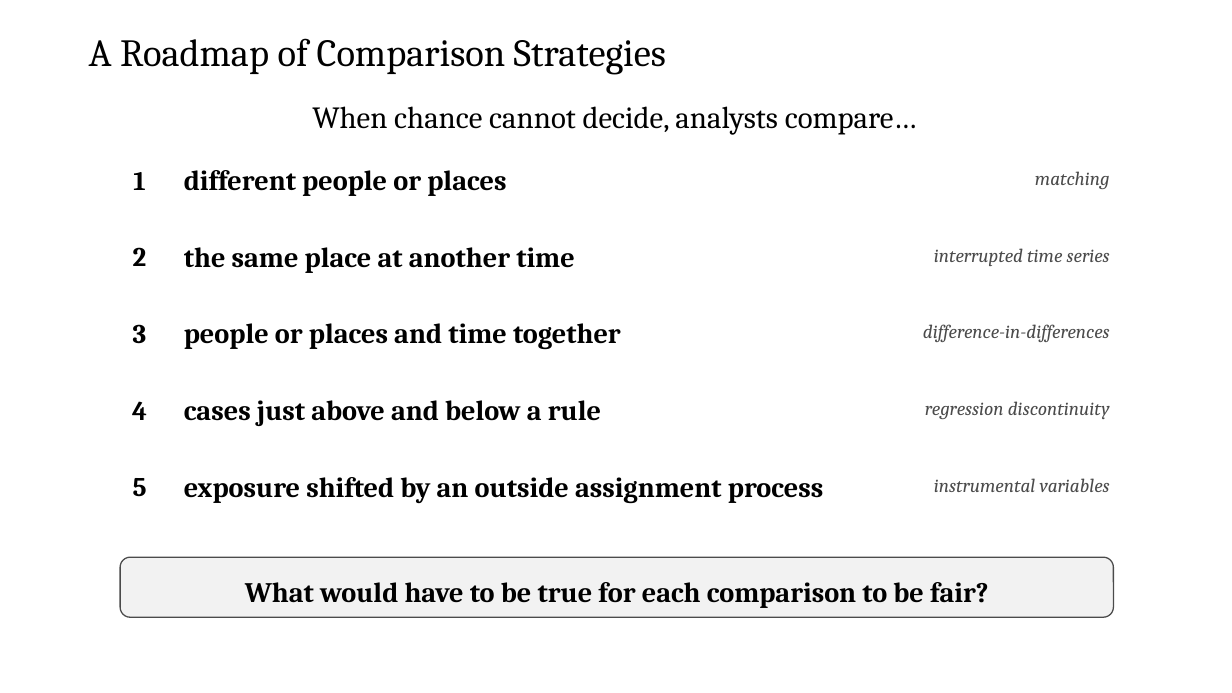
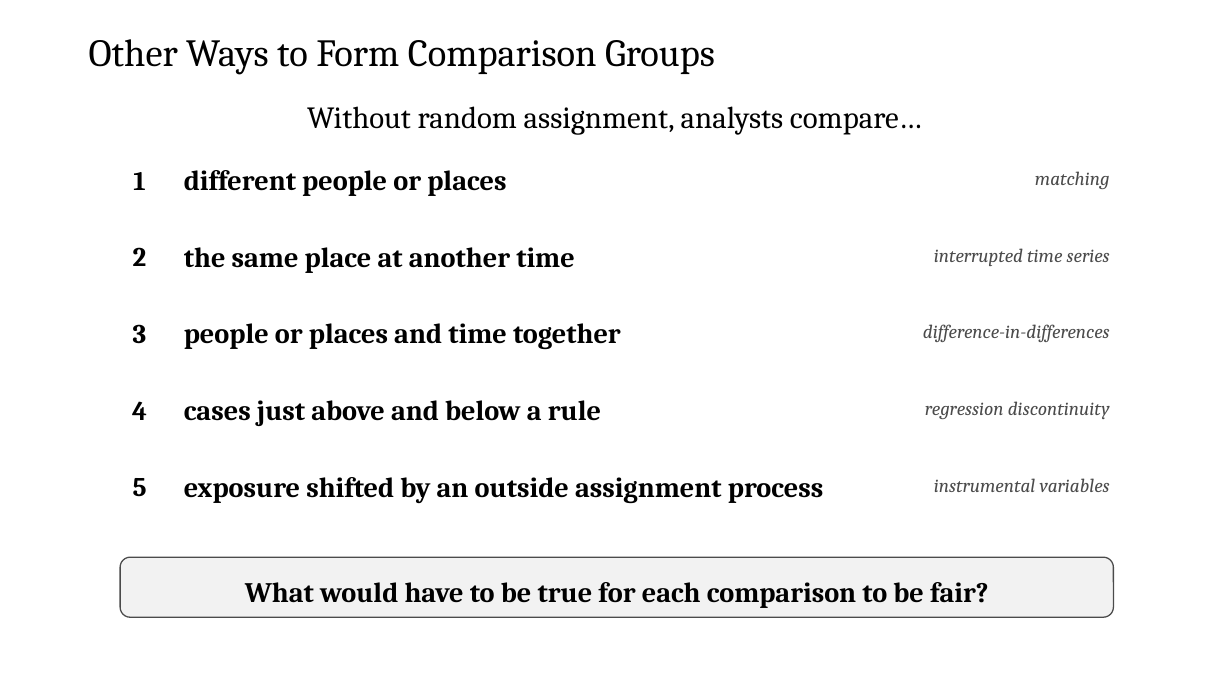
Before and after one commit to zjelveh/zjelveh.github.io, a slide deck: slide 14 of files/ccjs418e_fall2026/lecture_1.pptx (slide 15 before the commit). Drawn at 1232x693 pixels with LibreOffice and Linux fonts; fonts in the diff are those of the drawing. Boxes give left, top, right and bottom in pixels: in the first picture for what was removed or moved away, otherwise in the second. Text is boxed around its words. In the diff, an @@ line names an element or a change of style, - is before the commit and + after.

```diff
--- a/files/ccjs418e_fall2026/lecture_1.pptx
+++ b/files/ccjs418e_fall2026/lecture_1.pptx
@@ text at bbox=[89, 39, 715, 75]: text changed @@
-A Roadmap of Comparison Strategies
+Other Ways to Form Comparison Groups
@@ text at bbox=[307, 106, 922, 135]: text changed @@
-When chance cannot decide, analysts compare…
+Without random assignment, analysts compare…
```
Also in this commit, not shown: 14 other slides changed, 2 slides removed.
